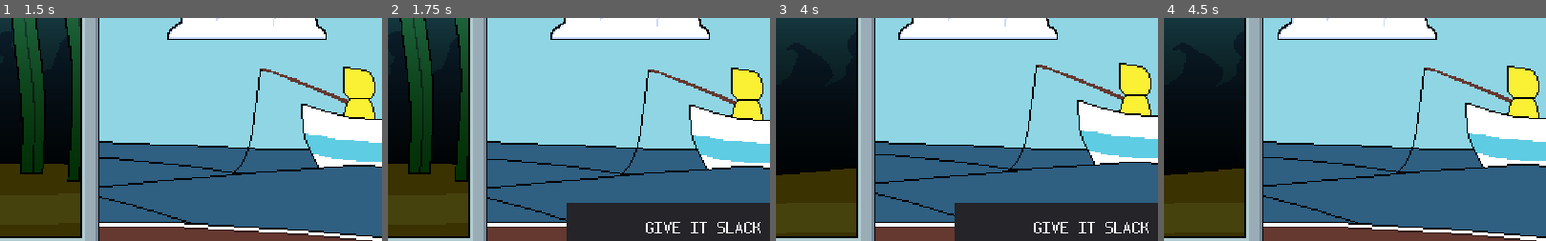
Above: before the commit, frames 1-4 (left to right).
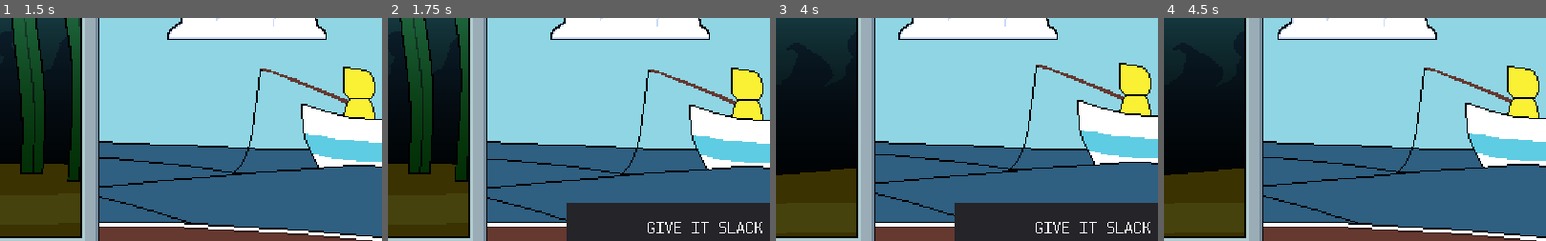
Above: after the commit, the same moments.

Repository: TateKennington/Battle-Fish-Saga
Game: Godot game, scene res://GUI/MainMenu.tscn
Same seed, same stepped clock (60 frames per second), same inputs: the game is played once before the commit and once after it. The engine's default icon, where the game draws it, is replaced by a stand-in: a white triangle on a blue panel in a dark square.
Inputs:
- Up to frame 1 (1.5 s): tap Enter at 0.5 s; hold Up 0.53-1.28 s; tap Space at 0.77, 1.25 s; hold Down from 1.28 s (still down)
- Up to frame 2 (1.75 s): keep holding Down; tap Space at 1.52 s
- Up to frame 3 (4 s): release Down at 2.03 s; hold Up 2.03-3.53 s; tap Space at 3.02, 3.77 s; hold Down from 3.53 s (still down)
- Up to frame 4 (4.5 s): keep holding Down
The pictures show only the part of the screen within x 33-83%, y 19-69%; the shares and areas given below are measured in that part.

Frame 1 is identical in both runs. In frame 2, 0.6% of the frame differs, in the area x 67-98%, y 91-97%; in frame 3, 0.6%; in frame 4, nothing differs.

Commit message:
Add special move cost indicators

Diff:
--- a/Battle.gd
+++ b/Battle.gd
@@ -75,7 +75,7 @@
 	enemy.play_animation(move.move_name)
 
 	if player_turn:
-		gui.player_dialog(move.move_name);
+		gui.player_callout(move.move_name);
 	else:
 		gui.enemy_dialog(move.move_name);
 
--- a/Enemy/DonkFish/Donk.tres
+++ b/Enemy/DonkFish/Donk.tres
@@ -9,3 +9,4 @@
 slack_cost = 0
 tension_change = 10
 distance_change = -10
+description = ""
--- a/GUI/BattleGUI.gd
+++ b/GUI/BattleGUI.gd
@@ -10,6 +10,7 @@
 onready var special_bar = $StatsPanel/Special/SpecialBar
 onready var menu: Menu = $Panel/CenterContainer/Menu
 onready var battle = get_tree().root.get_node('Battle');
+onready var playerDialog: PlayerDialog = $PlayerDialog;
 
 var moves_list;
 var current_menu;
@@ -73,10 +74,7 @@
 	tension_bar.hover_value = current_move.tension_change
 	distance_bar.hover_value = current_move.distance_change
 
-	if current_move.description.length() > 0:
-		player_dialog(current_move.description)
-	else:
-		clear_dialog()
+	player_dialog(current_move)
 
 	if current_move.tension_cost > 0 || current_move.slack_cost > 0 && battle.can_use_move(current_move):
 		special_bar.show_cost(current_move.tension_cost, current_move.slack_cost)
@@ -102,9 +100,25 @@
 	$EnemyDialog/Label.text = dialog
 	$EnemyDialog.visible = true
 
-func player_dialog(dialog: String):
-	$PlayerDialog/Label.text = dialog
-	$PlayerDialog.visible = true
+func player_callout(callout: String):
+	playerDialog.set_dialog(callout)
+	playerDialog.hide_cost()
+	playerDialog.visible = true
+
+func player_dialog(move: Ability):
+	if move.description.length() > 0:
+		playerDialog.set_dialog(move.description)
+		playerDialog.visible = true
+	else:
+		playerDialog.set_dialog('')
+		playerDialog.visible = false
+
+	if move.tension_cost > 0 || move.slack_cost > 0:
+		playerDialog.set_tension(move.tension_cost)
+		playerDialog.set_slack(move.slack_cost)
+		playerDialog.show_cost()
+	else:
+		playerDialog.hide_cost()
 
 func clear_dialog():
 	$PlayerDialog.visible = false
--- a/GUI/BattleGUI.tscn
+++ b/GUI/BattleGUI.tscn
@@ -6,6 +6,7 @@
 [ext_resource path="res://GUI/Components/Menu/Menu.tscn" type="PackedScene" id=4]
 [ext_resource path="res://GUI/Dashboard.png" type="Texture" id=5]
 [ext_resource path="res://GUI/Components/SpecialBar/SpecialBar.tscn" type="PackedScene" id=6]
+[ext_resource path="res://GUI/Components/PlayerDialog/PlayerDialog.tscn" type="PackedScene" id=7]
 
 [node name="BattleGUI" type="Control"]
 anchor_right = 1.0
@@ -48,7 +49,7 @@
 margin_bottom = 19.0
 value = 10.0
 hover_value = 40.0
-hover_alpha = 0.161889
+hover_alpha = 0.330434
 
 [node name="Label" type="Label" parent="StatsPanel/Tension"]
 margin_left = 7.0
@@ -75,7 +76,7 @@
 margin_bottom = 19.0
 value = 10.0
 hover_value = 40.0
-hover_alpha = 0.161889
+hover_alpha = 0.330434
 
 [node name="Label" type="Label" parent="StatsPanel/Distance"]
 margin_left = 7.0
@@ -154,23 +155,7 @@
 align = 1
 valign = 1
 
-[node name="PlayerDialog" type="Panel" parent="."]
+[node name="PlayerDialog" parent="." instance=ExtResource( 7 )]
 visible = false
-margin_left = 289.524
-margin_top = 181.72
-margin_right = 474.524
-margin_bottom = 216.72
-__meta__ = {
-"_edit_group_": true,
-"_edit_use_anchors_": false
-}
-
-[node name="Label" type="Label" parent="PlayerDialog"]
-anchor_right = 1.0
-anchor_bottom = 1.0
-custom_fonts/font = ExtResource( 2 )
-align = 1
-valign = 1
-autowrap = true
 [connection signal="hovered" from="Panel/CenterContainer/Menu" to="." method="hover_move"]
 [connection signal="selected" from="Panel/CenterContainer/Menu" to="." method="select_move"]
--- a/GUI/Components/MenuItem/MenuItem.gd
+++ b/GUI/Components/MenuItem/MenuItem.gd
@@ -40,4 +40,4 @@
 
 func disable():
 	var label = get_node_or_null('Label');
-	label.add_color_override("font_color", Color(0, 0, 0, 1))
+	label.add_color_override("font_color", Color(0.5, 0.5, 0.5, 1))
--- a/GUI/Components/MenuItem/MenuItem.tscn
+++ b/GUI/Components/MenuItem/MenuItem.tscn
@@ -32,6 +32,5 @@
 margin_right = 40.0
 margin_bottom = 10.0
 custom_fonts/font = ExtResource( 1 )
-custom_colors/font_color = Color( 1, 1, 1, 1 )
 text = "text"
 align = 1
--- /dev/null
+++ b/GUI/Components/PlayerDialog/PlayerDialog.gd
@@ -0,0 +1,22 @@
+extends Panel
+
+class_name PlayerDialog
+
+onready var dialog: Label = $HBoxContainer/Label;
+onready var tension: Label = $HBoxContainer/CostIndicator/Tension/Label;
+onready var slack: Label = $HBoxContainer/CostIndicator/Slack/Label;
+
+func set_dialog(new_dialog: String):
+	dialog.text = new_dialog
+
+func set_tension(new_tension: int):
+	tension.text = '%d'%new_tension
+
+func set_slack(new_slack: int):
+	slack.text = '%d'%new_slack
+
+func show_cost():
+	$HBoxContainer/CostIndicator.visible = true
+
+func hide_cost():
+	$HBoxContainer/CostIndicator.visible = false
--- /dev/null
+++ b/GUI/Components/PlayerDialog/PlayerDialog.tscn
@@ -0,0 +1,225 @@
+[gd_scene load_steps=19 format=2]
+
+[ext_resource path="res://GUI/Components/SpecialCounter/SpecialCounter.tscn" type="PackedScene" id=1]
+[ext_resource path="res://GUI/Components/PlayerDialog/PlayerDialog.gd" type="Script" id=2]
+[ext_resource path="res://GUI/Components/SpecialCounter/Indicator3.png" type="Texture" id=3]
+[ext_resource path="res://font.tres" type="BitmapFont" id=4]
+
+[sub_resource type="VisualShaderNodeScalarFunc" id=1]
+function = 12
+
+[sub_resource type="VisualShaderNodeScalarUniform" id=2]
+uniform_name = "AnimationMultiplier"
+
+[sub_resource type="VisualShaderNodeScalarUniform" id=3]
+uniform_name = "AnimationSpeed"
+
+[sub_resource type="VisualShaderNodeScalarOp" id=4]
+operator = 2
+
+[sub_resource type="VisualShaderNodeColorOp" id=5]
+default_input_values = [ 0, Vector3( 0, 0, 0 ), 1, Vector3( 0.1, 0.1, 0.1 ) ]
+
+[sub_resource type="VisualShaderNodeInput" id=6]
+input_name = "texture"
+
+[sub_resource type="VisualShaderNodeInput" id=7]
+input_name = "uv"
+
+[sub_resource type="VisualShaderNodeTexture" id=8]
+source = 2
+texture_type = 1
+
+[sub_resource type="VisualShaderNodeInput" id=9]
+input_name = "time"
+
+[sub_resource type="VisualShaderNodeVectorCompose" id=10]
+
+[sub_resource type="VisualShaderNodeScalarFunc" id=11]
+function = 0
+
+[sub_resource type="VisualShaderNodeScalarOp" id=12]
+default_input_values = [ 0, 0.0, 1, 1.0 ]
+operator = 2
+
+[sub_resource type="VisualShader" id=13]
+resource_local_to_scene = true
+code = "shader_type canvas_item;
+uniform float AnimationSpeed;
+uniform float AnimationMultiplier;
+
+
+
+void vertex() {
+// Output:0
+
+}
+
+void fragment() {
+// Input:6
+	float n_out6p0 = TIME;
+
+// ScalarUniform:12
+	float n_out12p0 = AnimationSpeed;
+
+// ScalarOp:13
+	float n_out13p0 = n_out6p0 * n_out12p0;
+
+// ScalarFunc:8
+	float n_out8p0 = sin(n_out13p0);
+
+// ScalarUniform:11
+	float n_out11p0 = AnimationMultiplier;
+
+// ScalarOp:9
+	float n_out9p0 = n_out8p0 * n_out11p0;
+
+// ScalarFunc:10
+	float n_out10p0 = abs(n_out9p0);
+
+// VectorCompose:7
+	vec3 n_out7p0 = vec3(n_out10p0, n_out10p0, n_out10p0);
+
+// Input:4
+	vec3 n_out4p0 = vec3(UV, 0.0);
+
+// Input:3
+
+// Texture:5
+	vec3 n_out5p0;
+	float n_out5p1;
+	{
+		vec4 _tex_read = texture(TEXTURE, n_out4p0.xy);
+		n_out5p0 = _tex_read.rgb;
+		n_out5p1 = _tex_read.a;
+	}
+
+// ColorOp:2
+	vec3 n_out2p0 = vec3(1.0) - (vec3(1.0) - n_out7p0) * (vec3(1.0) - n_out5p0);
+
+// Output:0
+	COLOR.rgb = n_out2p0;
+	COLOR.a = n_out5p1;
+
+}
+
+void light() {
+// Output:0
+
+}
+"
+custom_defines = ""
+graph_offset = Vector2( -1642.73, -75.6 )
+mode = 1
+flags/light_only = false
+nodes/fragment/2/node = SubResource( 5 )
+nodes/fragment/2/position = Vector2( 120, 0 )
+nodes/fragment/3/node = SubResource( 6 )
+nodes/fragment/3/position = Vector2( -400, 300 )
+nodes/fragment/4/node = SubResource( 7 )
+nodes/fragment/4/position = Vector2( -400, 200 )
+nodes/fragment/5/node = SubResource( 8 )
+nodes/fragment/5/position = Vector2( -120, 160 )
+nodes/fragment/6/node = SubResource( 9 )
+nodes/fragment/6/position = Vector2( -1700, 20 )
+nodes/fragment/7/node = SubResource( 10 )
+nodes/fragment/7/position = Vector2( -320, 0 )
+nodes/fragment/8/node = SubResource( 11 )
+nodes/fragment/8/position = Vector2( -1220, 20 )
+nodes/fragment/9/node = SubResource( 12 )
+nodes/fragment/9/position = Vector2( -940, 0 )
+nodes/fragment/10/node = SubResource( 1 )
+nodes/fragment/10/position = Vector2( -660, 20 )
+nodes/fragment/11/node = SubResource( 2 )
+nodes/fragment/11/position = Vector2( -1200, 120 )
+nodes/fragment/12/node = SubResource( 3 )
+nodes/fragment/12/position = Vector2( -1700, 120 )
+nodes/fragment/13/node = SubResource( 4 )
+nodes/fragment/13/position = Vector2( -1460, 0 )
+nodes/fragment/connections = PoolIntArray( 4, 0, 5, 0, 3, 0, 5, 2, 5, 1, 0, 1, 2, 0, 0, 0, 9, 0, 10, 0, 8, 0, 9, 0, 10, 0, 7, 0, 10, 0, 7, 1, 10, 0, 7, 2, 7, 0, 2, 0, 5, 0, 2, 1, 11, 0, 9, 1, 6, 0, 13, 0, 12, 0, 13, 1, 13, 0, 8, 0 )
+
+[sub_resource type="ShaderMaterial" id=14]
+resource_local_to_scene = true
+shader = SubResource( 13 )
+shader_param/AnimationSpeed = 2.0
+shader_param/AnimationMultiplier = 0.0
+
+[node name="PlayerDialog" type="Panel"]
+margin_left = 289.524
+margin_top = 181.72
+margin_right = 474.524
+margin_bottom = 216.72
+script = ExtResource( 2 )
+__meta__ = {
+"_edit_group_": true,
+"_edit_use_anchors_": false
+}
+
+[node name="HBoxContainer" type="HBoxContainer" parent="."]
+anchor_right = 1.0
+anchor_bottom = 1.0
+margin_left = 5.0
+margin_right = -4.0
+__meta__ = {
+"_edit_use_anchors_": false
+}
+
+[node name="Label" type="Label" parent="HBoxContainer"]
+margin_right = 150.0
+margin_bottom = 35.0
+size_flags_horizontal = 3
+size_flags_vertical = 1
+custom_fonts/font = ExtResource( 4 )
+align = 1
+valign = 1
+autowrap = true
+__meta__ = {
+"_edit_use_anchors_": false
+}
+
+[node name="CostIndicator" type="VBoxContainer" parent="HBoxContainer"]
+margin_left = 154.0
+margin_right = 176.0
+margin_bottom = 35.0
+alignment = 1
+__meta__ = {
+"_edit_use_anchors_": false
+}
+
+[node name="Tension" type="HBoxContainer" parent="HBoxContainer/CostIndicator"]
+margin_top = 3.0
+margin_right = 22.0
+margin_bottom = 15.0
+
+[node name="Label" type="Label" parent="HBoxContainer/CostIndicator/Tension"]
+margin_top = 2.0
+margin_right = 6.0
+margin_bottom = 10.0
+custom_fonts/font = ExtResource( 4 )
+text = "5"
+
+[node name="SpecialCounter" parent="HBoxContainer/CostIndicator/Tension" instance=ExtResource( 1 )]
+material = SubResource( 14 )
+margin_left = 10.0
+margin_right = 22.0
+margin_bottom = 12.0
+texture = ExtResource( 3 )
+current_state = 0
+
+[node name="Slack" type="HBoxContainer" parent="HBoxContainer/CostIndicator"]
+margin_top = 19.0
+margin_right = 22.0
+margin_bottom = 31.0
+
+[node name="Label" type="Label" parent="HBoxContainer/CostIndicator/Slack"]
+margin_top = 2.0
+margin_right = 6.0
+margin_bottom = 10.0
+custom_fonts/font = ExtResource( 4 )
+text = "5"
+
+[node name="SpecialCounter" parent="HBoxContainer/CostIndicator/Slack" instance=ExtResource( 1 )]
+material = SubResource( 14 )
+margin_left = 10.0
+margin_right = 22.0
+margin_bottom = 12.0
--- a/project.godot
+++ b/project.godot
@@ -49,6 +49,11 @@
 "language": "GDScript",
 "path": "res://Player/Player.gd"
 }, {
+"base": "Panel",
+"class": "PlayerDialog",
+"language": "GDScript",
+"path": "res://GUI/Components/PlayerDialog/PlayerDialog.gd"
+}, {
 "base": "TextureRect",
 "class": "Special_Counter",
 "language": "GDScript",
@@ -68,6 +73,7 @@
 "MenuItem": "",
 "MenuTile": "",
 "Player": "",
+"PlayerDialog": "",
 "Special_Counter": "",
 "TensionBar": ""
 }
Not shown: 1 places in GUI/BattleGUI.tscn that only renumber resources
